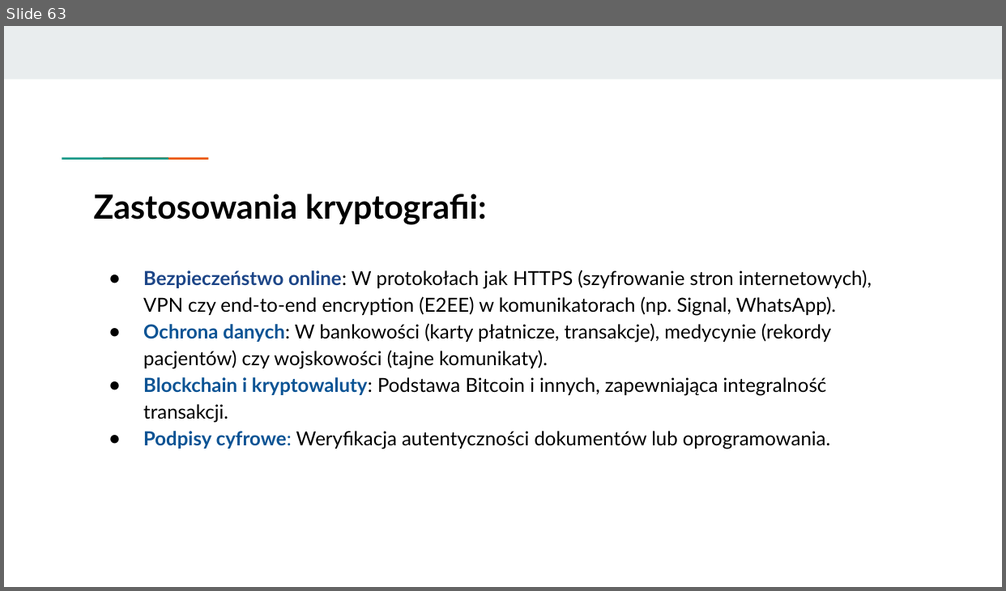
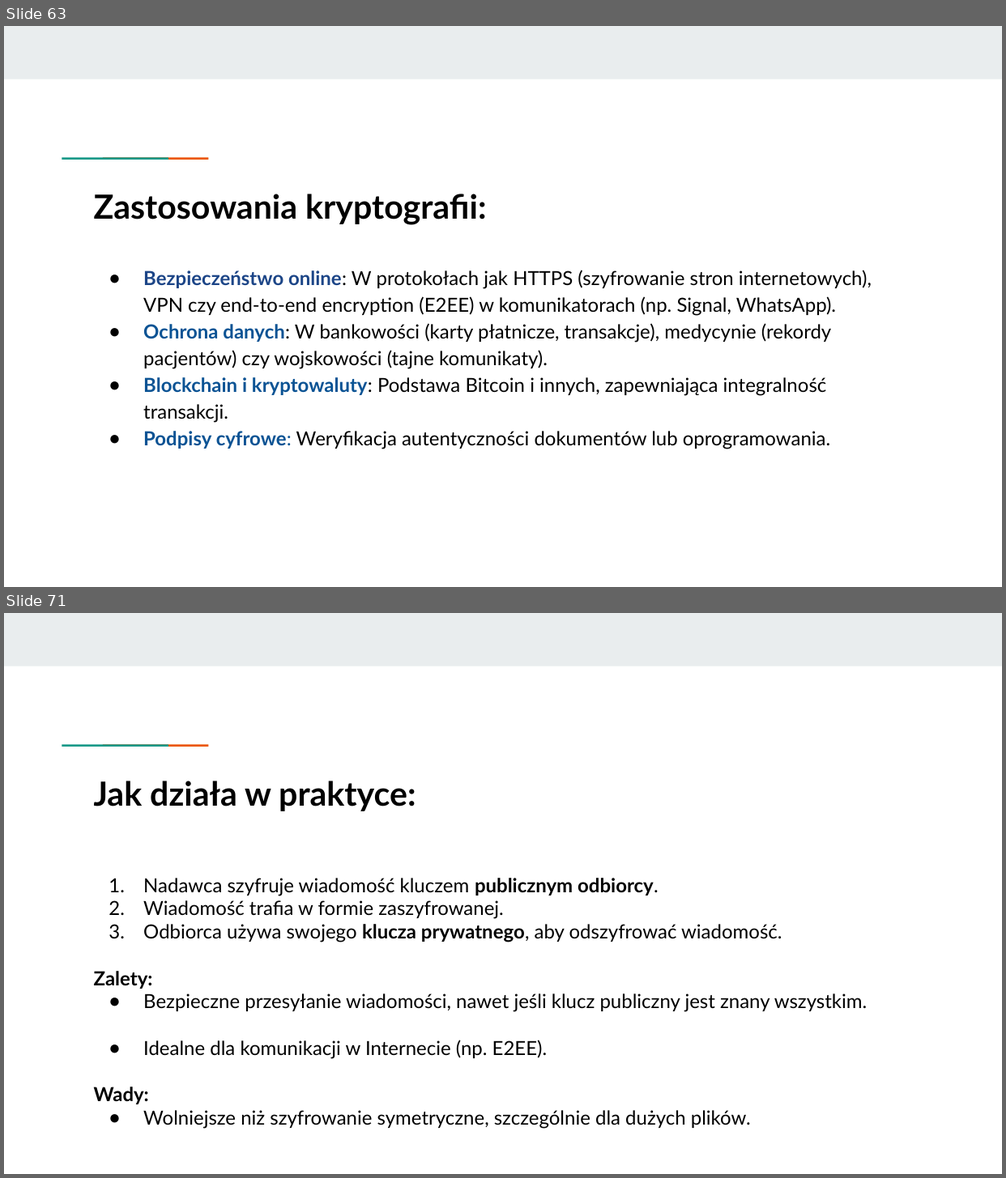
Before and after one commit to KasiaKasia/PRZEDMIOTY, a slide deck: ZASTOSOWANIE_INFORMATYKI/1A-gr_2/Zastosowanie informatyki - 1A gr. 2-plik2.pptx. Shown one above the other, each under a label of ours: slide 63 before the commit, slides 63 and 71 after it; the slides between them are not shown. The pictures are 1006x591 and 1006x1178 pixels, drawn with LibreOffice and Linux fonts; fonts in the diff are those of the drawing. Boxes give left, top, right and bottom in pixels: in the first picture for what was removed or moved away, otherwise in the second. Text is boxed around its words. In the diff, an @@ line names an element or a change of style, - is before the commit and + after.

```diff
--- a/ZASTOSOWANIE_INFORMATYKI/1A-gr_2/Zastosowanie informatyki - 1A gr. 2-plik2.pptx
+++ b/ZASTOSOWANIE_INFORMATYKI/1A-gr_2/Zastosowanie informatyki - 1A gr. 2-plik2.pptx
@@ slide 71 added at [4,613,1002,1174], background #FFFFFF; not listed: 3 template elements that a slide beside it also shows @@
@@ title added at [94,781,415,811], 24 pt, text #000000, bold @@
+Jak działa w praktyce:
@@ text added at [94,878,867,1129], 14 pt, text #000000 @@
+1. Nadawca szyfruje wiadomość kluczem publicznym odbiorcy.
+2. Wiadomość trafia w formie zaszyfrowanej.
+3. Odbiorca używa swojego klucza prywatnego, aby odszyfrować wiadomość.
+Zalety:
+● Bezpieczne przesyłanie wiadomości, nawet jeśli klucz publiczny jest znany wszystkim.
+● Idealne dla komunikacji w Internecie (np. E2EE).
+Wady:
+● Wolniejsze niż szyfrowanie symetryczne, szczególnie dla dużych plików.
```
Also in this commit, not shown: 7 other slides added, 2 other files.
